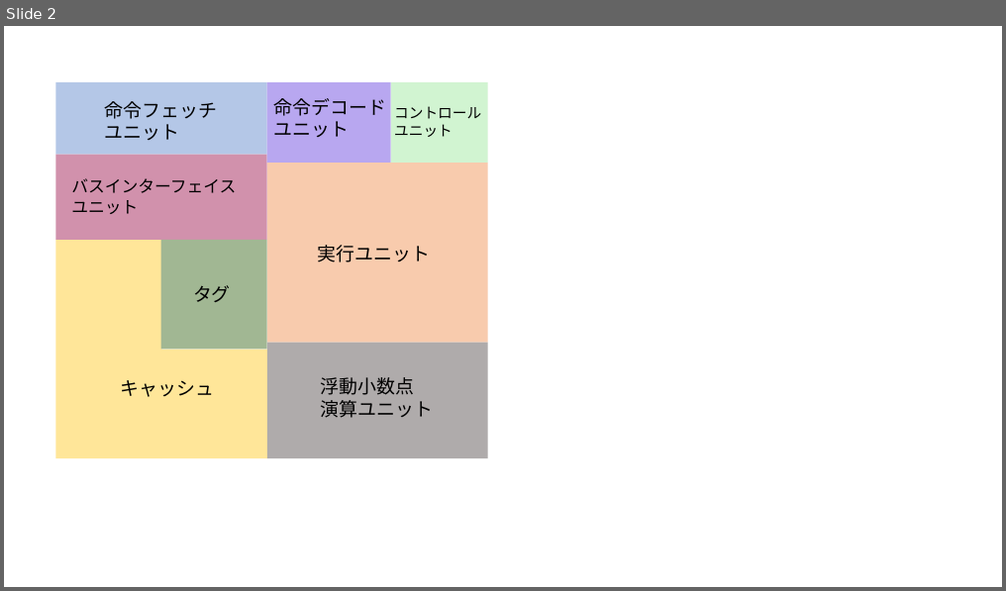
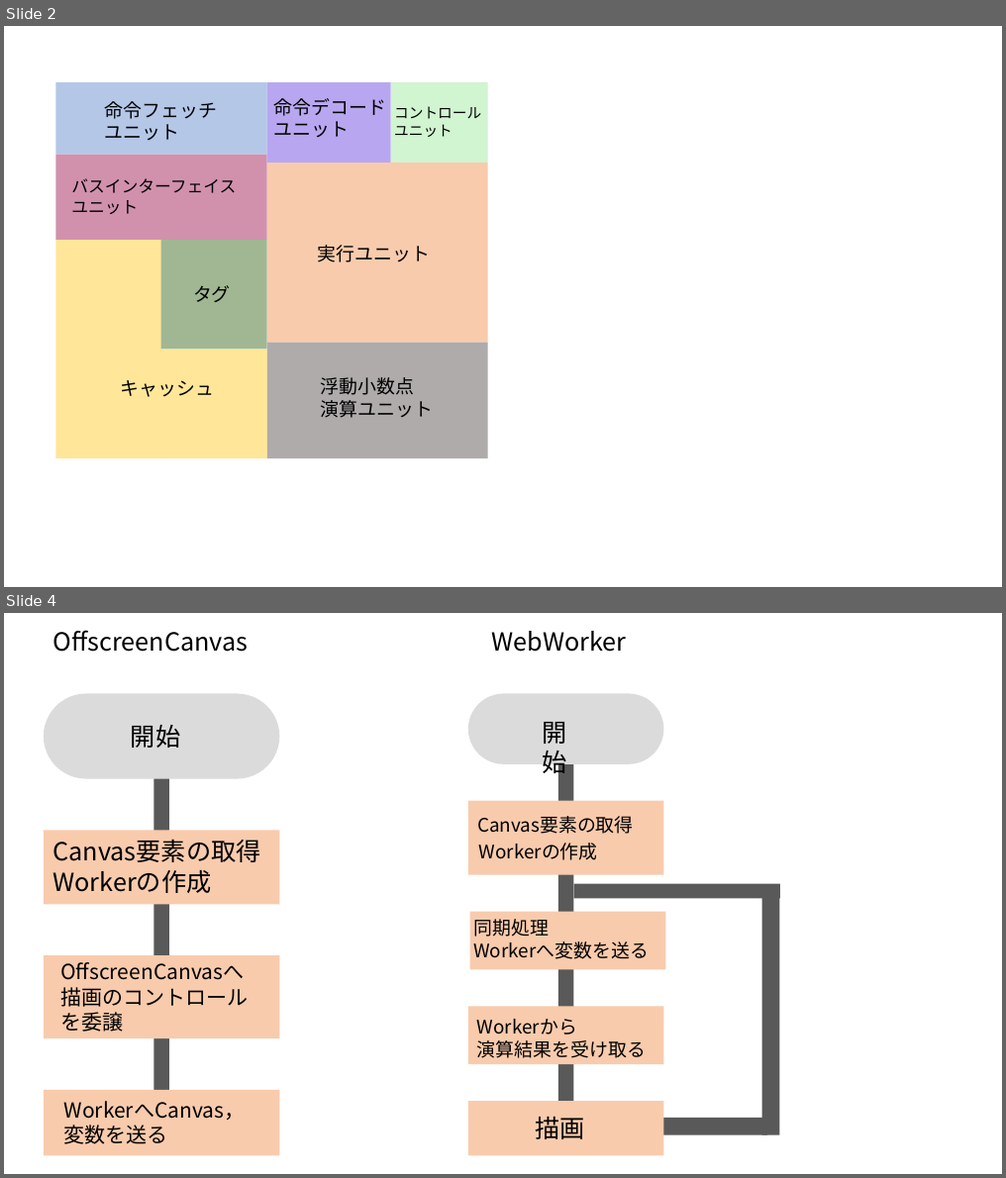
Before and after one commit to okmtaoo/-, a slide deck: 論文に使う画像.pptx. Shown one above the other, each under a label of ours: slide 2 before the commit, slides 2 and 4 after it; the slides between them are not shown. The pictures are 1006x591 and 1006x1178 pixels, drawn with LibreOffice and Linux fonts; fonts in the diff are those of the drawing. Boxes give left, top, right and bottom in pixels: in the first picture for what was removed or moved away, otherwise in the second. Text is boxed around its words. In the diff, an @@ line names an element or a change of style, - is before the commit and + after.

```diff
--- a/論文に使う画像.pptx
+++ b/論文に使う画像.pptx
@@ slide 4 added at (x1=4, y1=613, x2=1002, y2=1174), background #FFFFFF @@
@@ text added at (x1=54, y1=630, x2=248, y2=652), 24 pt, text #000000 @@
+OffscreenCanvas
@@ text added at (x1=491, y1=631, x2=626, y2=652), 24 pt, text #000000 @@
+WebWorker
@@ rounded rectangle added at (x1=44, y1=694, x2=279, y2=779), fill #DBDBDB @@
@@ rounded rectangle added at (x1=468, y1=694, x2=663, y2=764), fill #DBDBDB @@
@@ text added at (x1=131, y1=725, x2=180, y2=748), 24 pt, text #000000 @@
+開始
@@ text added at (x1=542, y1=722, x2=566, y2=778), 24 pt, text #000000 @@
+開始
@@ rectangle added at (x1=153, y1=747, x2=169, y2=1141), fill #595959 @@
@@ rectangle added at (x1=558, y1=738, x2=574, y2=1133), fill #595959 @@
@@ rectangle added at (x1=468, y1=801, x2=663, y2=875), fill #F8CBAD @@
@@ text added at (x1=477, y1=816, x2=634, y2=834), 18 pt, text #000000 @@
+Canvas要素の取得
@@ rectangle added at (x1=44, y1=830, x2=279, y2=904), fill #F8CBAD @@
@@ text added at (x1=53, y1=839, x2=260, y2=893), 24 pt, text #000000 @@
+Canvas要素の取得
+Workerの作成
@@ text added at (x1=479, y1=843, x2=598, y2=861), 18 pt, text #000000 @@
+Workerの作成
@@ rectangle added at (x1=573, y1=884, x2=780, y2=899), fill #595959 @@
@@ rectangle added at (x1=762, y1=893, x2=780, y2=1136), fill #595959 @@
@@ rectangle added at (x1=470, y1=912, x2=665, y2=970), fill #F8CBAD @@
@@ text added at (x1=473, y1=919, x2=648, y2=959), 18 pt, text #000000 @@
+同期処理
+Workerへ変数を送る
@@ rectangle added at (x1=44, y1=956, x2=279, y2=1039), fill #F8CBAD @@
@@ text added at (x1=60, y1=962, x2=248, y2=1032), 20 pt, text #000000 @@
+OffscreenCanvasへ
+描画のコントロール
+を委譲
@@ rectangle added at (x1=468, y1=1007, x2=663, y2=1065), fill #F8CBAD @@
@@ text added at (x1=477, y1=1019, x2=646, y2=1059), 18 pt, text #000000 @@
+Workerから
+演算結果を受け取る
@@ rectangle added at (x1=44, y1=1090, x2=279, y2=1156), fill #F8CBAD @@
@@ text added at (x1=64, y1=1101, x2=246, y2=1145), 20 pt, text #000000 @@
+WorkerへCanvas，
+変数を送る
@@ rectangle added at (x1=468, y1=1101, x2=663, y2=1156), fill #F8CBAD @@
@@ text added at (x1=536, y1=1116, x2=585, y2=1140), 24 pt, text #000000 @@
+描画
@@ rectangle added at (x1=603, y1=1118, x2=768, y2=1136), fill #595959 @@
```
Also in this commit, not shown: 1 other slide added, 10 other files.
